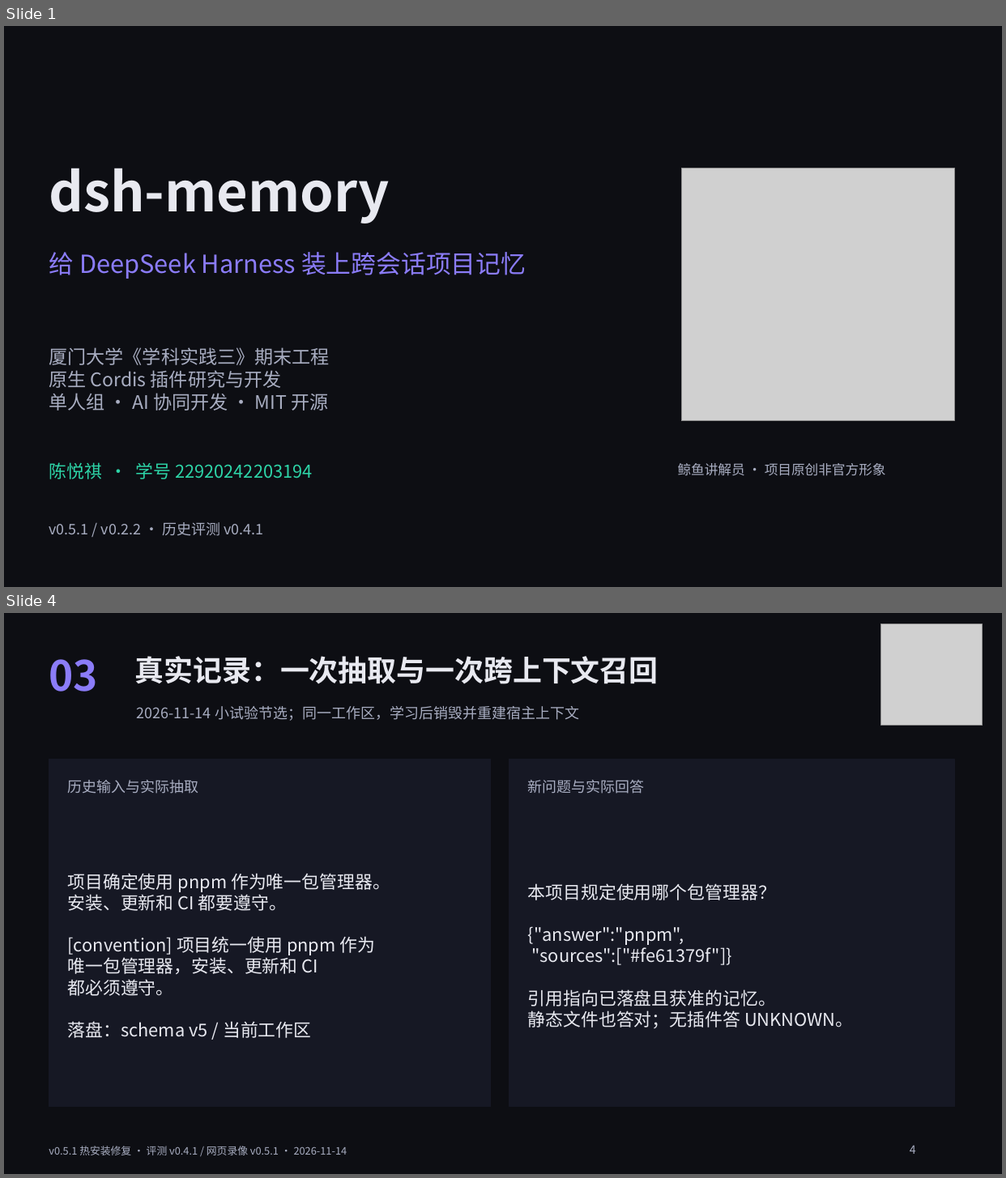
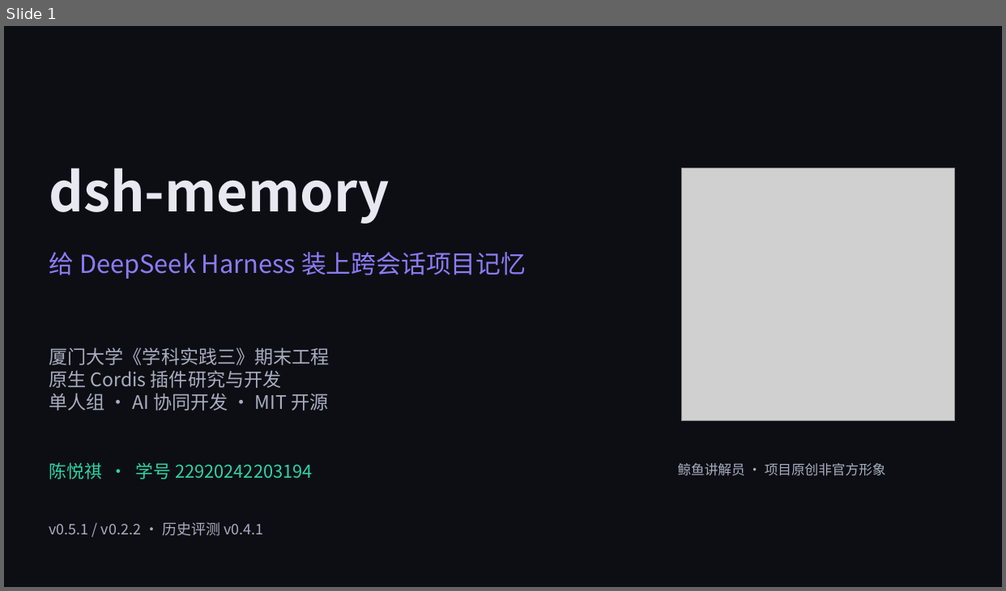
Before and after one commit to ChenYueqi2024/dsh-memory, a slide deck: downloads/dsh-memory-defense.pptx. Shown one above the other, each under a label of ours: slides 1 and 4 before the commit, slide 1 after it; the slides between them are not shown. The pictures are 1006x1178 and 1006x591 pixels, drawn with LibreOffice and Linux fonts; fonts in the diff are those of the drawing; grey boxes stand for pictures. Boxes give left, top, right and bottom in pixels: in the first picture for what was removed or moved away, otherwise in the second. Text is boxed around its words. In the diff, an @@ line names an element or a change of style, - is before the commit and + after.

Commit message:
docs: 同步真实截图答辩材料与逐页讲稿

```diff
--- a/downloads/dsh-memory-defense.pptx
+++ b/downloads/dsh-memory-defense.pptx
@@ slide 4 removed at (x1=4, y1=613, x2=1002, y2=1174), background #0D0E13 @@
@@ picture removed at (x1=881, y1=624, x2=982, y2=726) @@
@@ text removed at (x1=49, y1=659, x2=98, y2=692) @@
-03
@@ text removed at (x1=135, y1=656, x2=658, y2=684) @@
-真实记录：一次抽取与一次跨上下文召回
@@ text removed at (x1=137, y1=706, x2=579, y2=721) @@
-2026-11-14 小试验节选；同一工作区，学习后销毁并重建宿主上下文
@@ rectangle removed at (x1=49, y1=759, x2=491, y2=1107) @@
@@ text removed at (x1=68, y1=780, x2=199, y2=794) @@
-历史输入与实际抽取
@@ rectangle removed at (x1=509, y1=759, x2=955, y2=1107) @@
@@ text removed at (x1=528, y1=780, x2=645, y2=794) @@
-新问题与实际回答
@@ text removed at (x1=68, y1=873, x2=390, y2=1038) @@
-项目确定使用 pnpm 作为唯一包管理器。
-安装、更新和 CI 都要遵守。
-[convention] 项目统一使用 pnpm 作为
-唯一包管理器，安装、更新和 CI
-都必须遵守。
-落盘：schema v5 / 当前工作区
@@ text removed at (x1=528, y1=884, x2=853, y2=1029) @@
-本项目规定使用哪个包管理器？
-{"answer":"pnpm",
-"sources":["#fe61379f"]}
-引用指向已落盘且获准的记忆。
-静态文件也答对；无插件答 UNKNOWN。
@@ text removed at (x1=49, y1=1146, x2=347, y2=1156) @@
-v0.5.1 热安装修复 · 评测 v0.4.1 / 网页录像 v0.5.1 · 2026-11-14
@@ text removed at (x1=910, y1=1145, x2=916, y2=1154) @@
-4
```
Also in this commit, not shown: 8 slides changed, 1 slide added, 4 other files.
